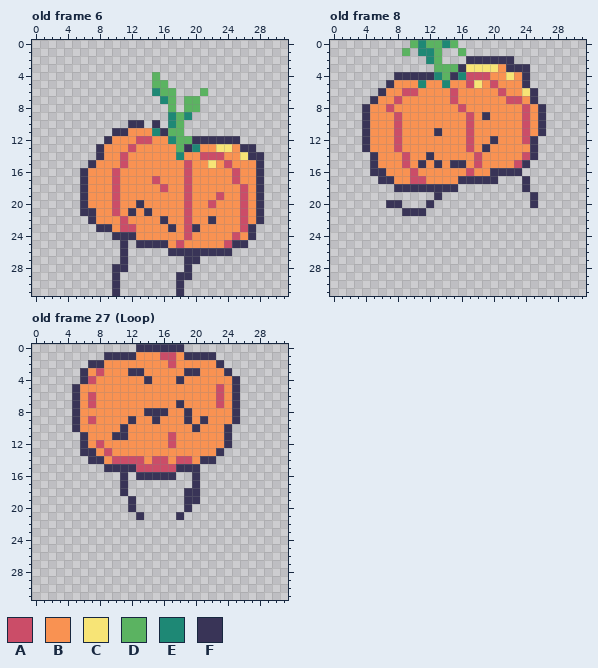
Two states of a pixel-art file, Sprites/Kin/kin2.ase. Above: the version before the commit.
32x32 pixels, 30 frames. Shown: old frame 6, old frame 8, old frame 27 (Loop). The commit also changed other frames, which this record leaves out.
Palette (. is transparent): A #cb4d68  B #f99252  C #f7e476  D #5bb361  E #1e8875  F #393457
Pixels before, old frame 6, first column x 6:
 4 .........D.............
 5 .........DD............
 6 .........EDD...D.......
 7 ..........ED.DD........
 8 ...........D.DD........
 9 ...........EDE.........
10 ......FF.F.ED..........
11 ....FFBBBEFDD..........
12 ...FBBBAABBEDDFFFFFF...
13 ..FBBBABBBBBDFEBBCCBFF.
14 ..FBBABBBBBBEBBAAABBCFF
15 .FBBBABBBBBBBABBCBABBBF
16 FBBBABBBBBBBBABBBBBABBF
17 FBBBABBBBABBBABBBBBABBF
18 FBBBABBBBBABBABBBBBBABF
19 FBBBABBBBBBBBABBBABBABF
20 FBBBABBFBBBBBABBABBBABF
21 FFBBABFBFBBBBABBBBBBABF
22 .FBBBABBBBFBBABBFBBBABF
23 ..FFBAABBBBFBAFBBBBBAF.
24 ....FFFBBBBBBABBBBBABF.
25 .....F.FFFFBABBBBBAFF..
26 .....F.....FFFFFFFF....
27 .....F.......FF........
28 ....FF.......F.........
29 ....F.......FF.........
30 ....F.......F..........
31 ....F.......F..........
Pixels before, old frame 8, first column x 4:
 0 ......DEDDED...........
 1 .....D.EED..D..........
 2 ........ED...FFFFFF....
 3 .........DDDFCCCCBFFF..
 4 ....FFFFFEDFEAAABBCBF..
 5 ...FBBBEBBEBBACBABBBF..
 6 ..FBBAABBBBABBBBBABBCF.
 7 .FBBABBBBBBABBBBBBAABF.
 8 FBBABBBBBBBBABBBBBBBABF
 9 FBBBABBBBBBBBABFBBBBABF
10 FBBBABBBBBBBBABBBBBBABF
11 FBBBABBBBFBBBABBBBBBABF
12 FBBBABBBBBBBBABBFBBBAF.
13 FBBBABBBBBBBBABFBBBBBF.
14 .FBBBABBFBBBBBABBBBBAF.
15 .FBBBABFBFBFFBABBBBAF..
16 .FFBBBABBBBBBABBFFFF...
17 ..FFBBAABBBBFFFFF...F..
18 ....FFFFFFFF........F..
19 .........F...........F.
20 ...FF...F............F.
21 .....FFF...............
Pixels before, old frame 27 (Loop), first column x 5:
 0 ........FFFFFF.......
 1 ....FFFFBBBAABFFFF...
 2 ..FFBBBBBBBBABBBBBF..
 3 .FBABBBFFBBBBBFFBBBF.
 4 .FABBBBBBFBBBFBBBBBBF
 5 FBBBBBBBBBBBBBBBBBABF
 6 FBABBBBBBBBBBBBBBBABF
 7 FBABBBBBBBBBBFBBBBABF
 8 FBBBBBBBBFFFBBFBBBBBF
 9 FBABBBBFBBFBBBFBFBBBF
10 FBBBBBFBBBBBBBBFBBBF.
11 .FBBBFFBBBBBABBBBBBF.
12 .FBABBBBBBBBABBBBBBF.
13 .FFBABBBBBBBBBBBBBF..
14 ..FFBAAAABAABAABFF...
15 ....FFFFAAAAAFFF.....
16 ......F.FFFFF..F.....
17 ......F........F.....
18 ......F.......FF.....
19 .......F......FF.....
20 .......F......F......
21 ........F....F.......
And afterwards:
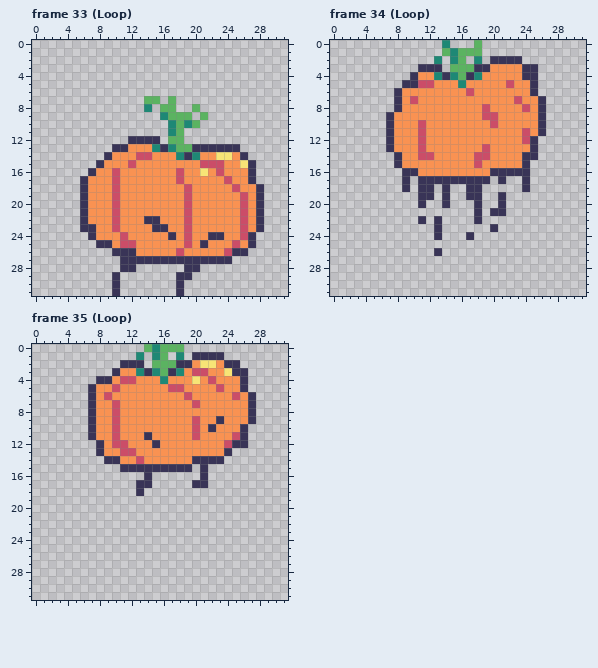
A new or re-ordered frame is compared with the old frame closest to it.
From old to new:
frames 30 -> 35
Changed rows in their new state; - is an unchanged pixel.
Frame 33 (Loop) is new; against old frame 6:
first column x 6:
 4 ---------.-------------
 5 ---------..------------
 6 ---------...---.-------
 7 --------DD.--..--------
 8 --------E-D--.---------
 9 ----------ED-D-D-------
10 ------..-.---ED--------
11 ----.......E-----------
12 ---...FFFF.D-.......---
13 --..FFB--EFE-DFFFFFF..-
14 --.F-B-AA----FEBBCC-F..
15 -.F--BA------B-AAAB-CF.
16 .F----------AB-C-A-B-F.
17 ---------B--AB----AB-F.
18 ----------B--------AB--
19 -----------------B-----
20 -------B--------B------
21 -B----B-B--------------
22 FB--AB--FFB-----B------
23 FFBBABB--FFB--B------BF
24 -FBBBAB----F----FF-BA--
25 --FFBAABBBB-BA-F--BABF-
26 ----F-FBBBBBABBBBBAFF--
27 ------FFFFFFF--FFFF----
28 ----.-F-------F--------
Frame 34 (Loop) is new; against old frame 8:
first column x 4:
 0 ------....-.--D--------
 1 -----.-...DE-DD--------
 2 --------.E-ED.E.---F---
 3 -------FFF.-DDFFB-BB-F-
 4 ----..-BB-FEDFEB--B--F-
 5 ---..FFAA-B-EBB-B-A-BF-
 6 --..FBB----B-A---B--B--
 7 -...F-A----B------B--BF
 8 ....F-------B--A-------
 9 ...FB--------B-AA---B--
10 ...FB--A-----B--A---B--
11 ...FB--A-B---B---------
12 ...FB--A-----B--B------
13 ...FB--A-----B-A-------
14 -...FB-AA------A----F--
15 -...FB-B-B-BB------B---
16 -....FF------B------F--
17 --...F.FFFFF----.F-----
18 ----.-.--.-.-FF--------
19 -------FF.F--FF--F---.-
20 ---..--F.-F---F--F---.-
21 -----...------F-FF-----
22 -------F-F----F--------
23 ---------F------F------
24 ---------F---F---------
26 ---------F-------------
Frame 35 (Loop) is new; against old frame 27 (Loop):
first column x 5:
 0 --------.DEDDD---------
 1 ----....E.ED.E.---F----
 2 --....FFF.DDDFF-CCBFF--
 3 -....F-BEFEDFEBAA--CFF-
 4 -..FF-AA-B-E-B-C-A--BF-
 5 ..F--A------AA------BF-
 6 ..F-A---------A---B-ABF
 7 ..F--A-------B-A--B-BBF
 8 ..F--A---BBB--B-----BBF
 9 ..F--A-B--B---BAB-F-BBF
10 ..F--AB--------A-F-BBF-
11 -.F--AB--F--B--A---BAF-
12 -..F-AA---F-B------AFF-
13 -..FB-AA----------BF---
14 --..FFBB--BB-BBF--F----
15 ----..--FFFFF--.F------
16 ------.-.-...--.F------
17 ------.-FF------F------
18 ------.-F-----..-------
19 -------.------..-------
20 -------.------.--------
21 --------.----.---------
Changed places in both pictures, as pixel boxes (x1, y1, x2, y2):
changed: (80, 72, 264, 272)
changed: (362, 40, 546, 256)
changed: (72, 344, 256, 520)
